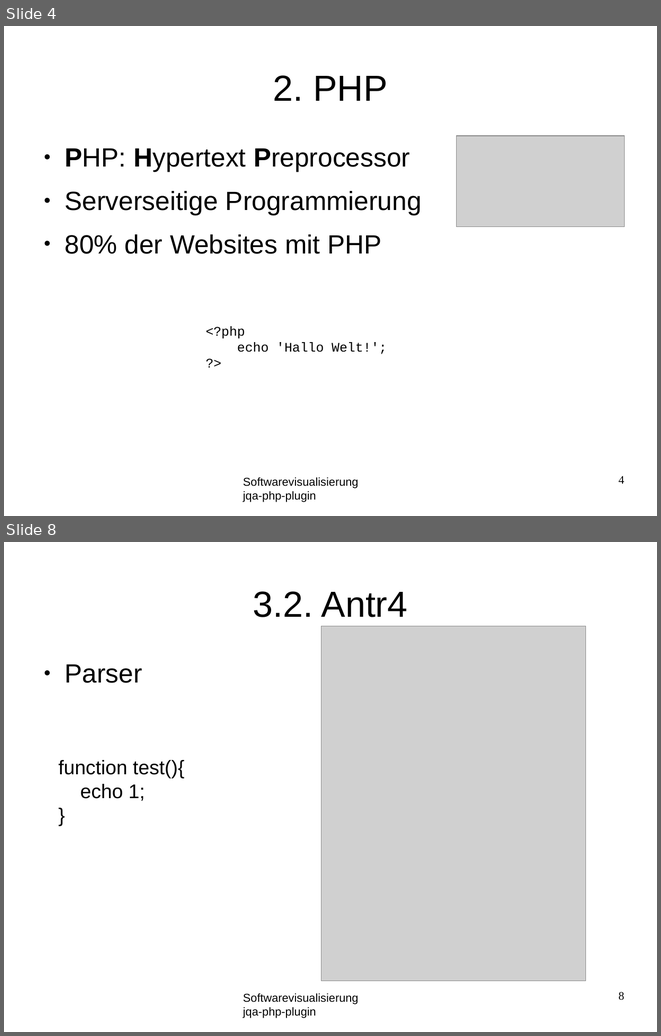
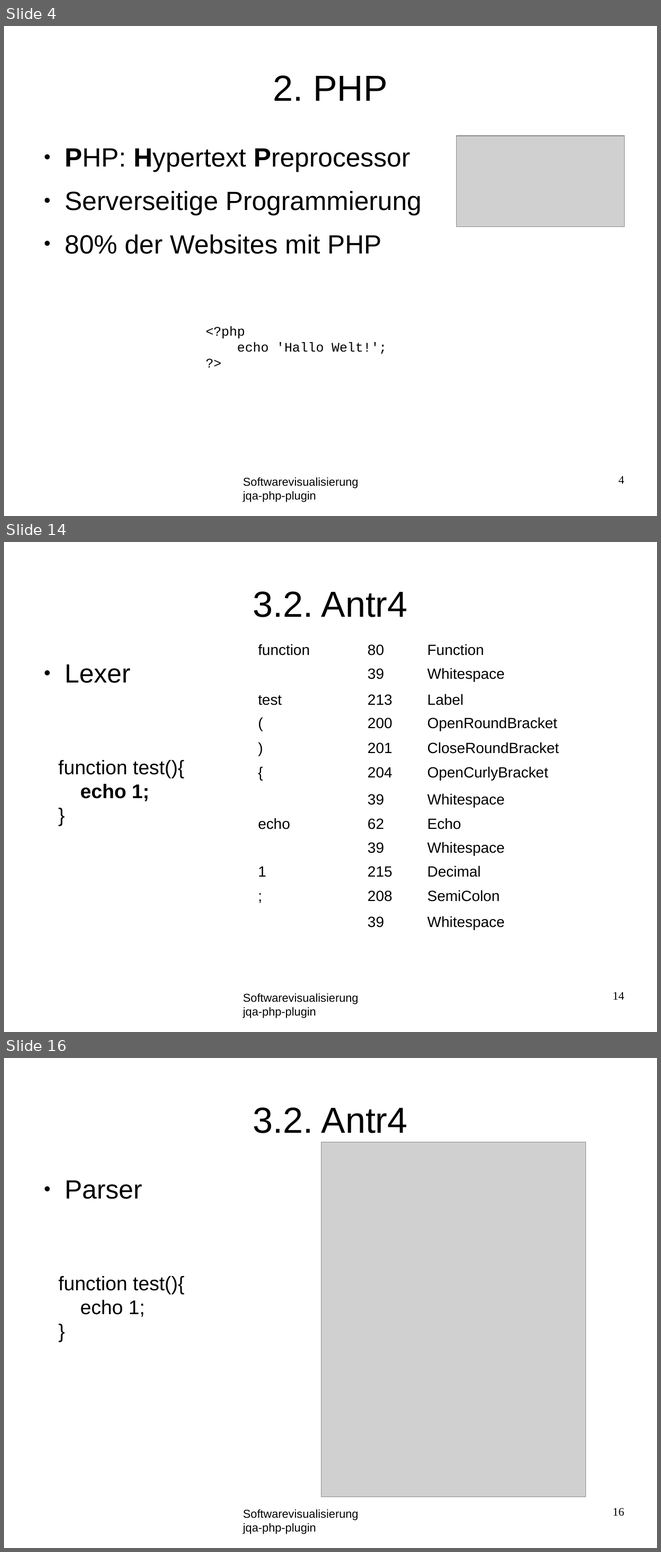
Before and after one commit to softvis-research/jqa-php-plugin, a slide deck: material/presentation.odp. Shown one above the other, each under a label of ours: slides 4 and 8 before the commit, slides 4, 14 and 16 after it; the slides between them are not shown. The pictures are 661x1036 and 661x1552 pixels, drawn with LibreOffice and Linux fonts; fonts in the diff are those of the drawing; grey boxes stand for pictures; background and template pictures are left out. Boxes give left, top, right and bottom in pixels: in the first picture for what was removed or moved away, otherwise in the second. Text is boxed around its words. In the diff, an @@ line names an element or a change of style, - is before the commit and + after.

```diff
--- a/material/presentation.odp
+++ b/material/presentation.odp
@@ slide 14 added at (4,542,657,1032), background #FFFFFF; not listed: 1 template element that a slide beside it also shows @@
@@ title added at (253,591,408,617), 44 pt, text #000000 @@
+3.2. Antr4
@@ table added at (252,639,581,952), 13 rows, 3 columns @@
+function | 80 | Function
+ | 39 | Whitespace
+test | 213 | Label
+( | 200 | OpenRoundBracket
+) | 201 | CloseRoundBracket
+{ | 204 | OpenCurlyBracket
+ | 39 | Whitespace
+echo | 62 | Echo
+ | 39 | Whitespace
+1 | 215 | Decimal
+; | 208 | SemiColon
+ | 39 | Whitespace
+ |  | 
@@ text added at (64,664,130,683), 32 pt, text #000000 @@
+● Lexer
@@ text added at (58,760,184,801), 24 pt, text #000000 @@
+function test(){
+echo 1;
+}
@@ page number added at (612,991,624,999), 14 pt, text #000000 @@
+14
@@ what was slide 8 is now slide 16 @@
@@ page number at (612,1507,624,1516): text changed @@
-8
+16
```
Also in this commit, not shown: 5 slides changed, 9 other slides added, 3 other files.
